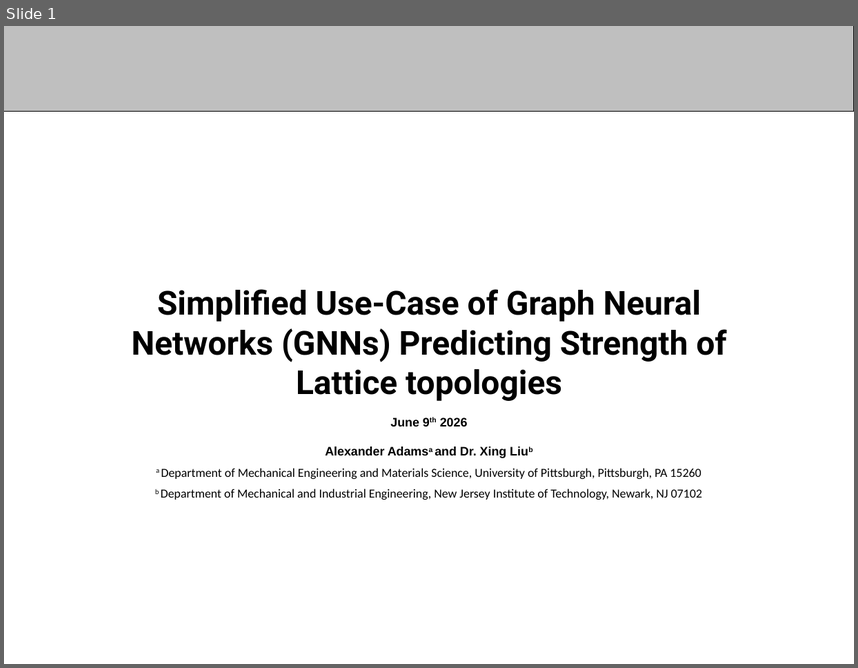
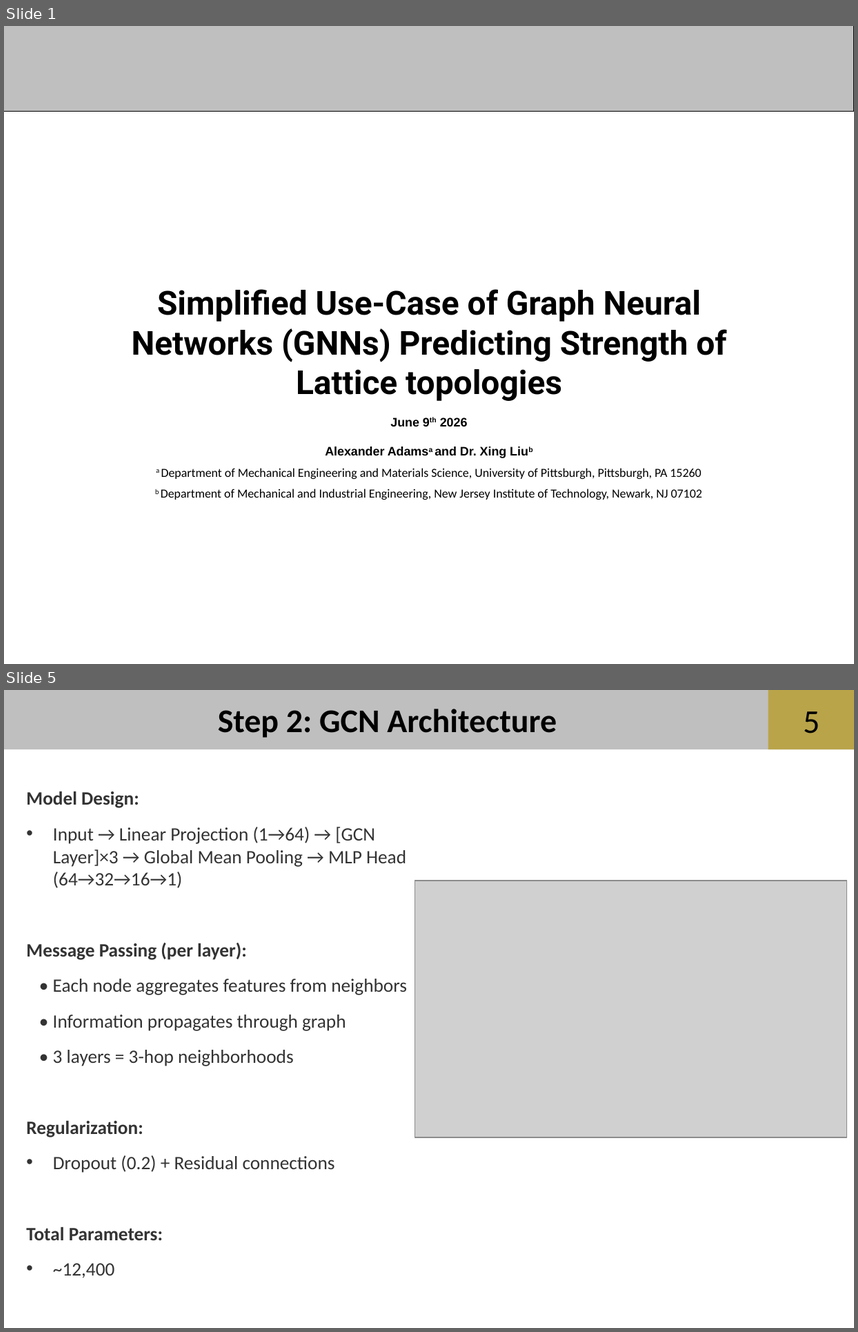
Before and after one commit to aadams2006/NSF-REU-Summer-26, a slide deck: powerpoints/6-2 REU - Copy.pptx. Shown one above the other, each under a label of ours: slide 1 before the commit, slides 1 and 5 after it; the slides between them are not shown. The pictures are 858x668 and 858x1332 pixels, drawn with LibreOffice and Linux fonts; fonts in the diff are those of the drawing; grey boxes stand for pictures; background and template pictures are left out. Boxes give left, top, right and bottom in pixels: in the first picture for what was removed or moved away, otherwise in the second. Text is boxed around its words. In the diff, an @@ line names an element or a change of style, - is before the commit and + after.

```diff
--- a/powerpoints/6-2 REU - Copy.pptx
+++ b/powerpoints/6-2 REU - Copy.pptx
@@ slide 5 added at (4,690,854,1328), background #FFFFFF; not listed: 2 template elements that a slide beside it also shows @@
@@ text added at (218,709,557,738), 28 pt, text #000000, bold @@
+Step 2: GCN Architecture
@@ page number added at (803,711,820,733), 28 pt, text #000000 @@
+5
@@ text added at (26,791,407,1278), 16 pt, text #333333 @@
+Model Design:
+• Input → Linear Projection (1→64) → [GCN Layer]×3 → Global Mean Pooling → MLP Head (64→32→16→1)
+Message Passing (per layer):
+• Each node aggregates features from neighbors
+• Information propagates through graph
+• 3 layers = 3-hop neighborhoods
+Regularization:
+• Dropout (0.2) + Residual connections
+Total Parameters:
+• ~12,400
@@ picture added at (415,880,846,1137) @@
```
Also in this commit, not shown: 11 other slides added, 4 slides removed.
